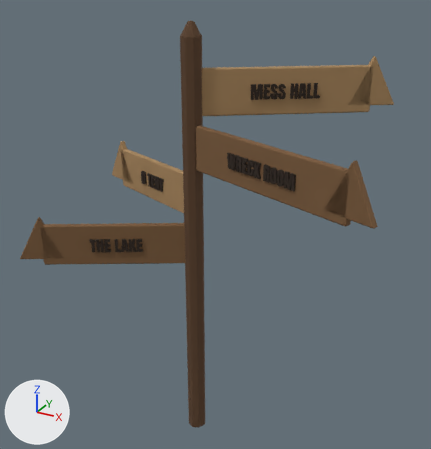
The glTF model public/models/SignDirections.glb, before and after one commit.
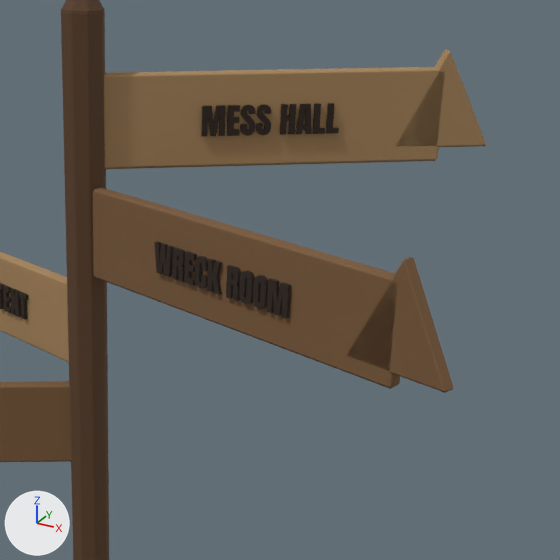
Each version is shown whole from a camera (50 mm lens) standing at (1.95, -3.24, 3.4) and looking at (0.11, 0.1, 1.73), then close up on the part from 35% to 100% of the width and 7% to 70% of the height. Every picture has the same lights, and +X, +Y and +Z are marked at lower left. The first two pictures are the older version. Vertices at exactly the same position are counted once.

Before the edit, the objects in view are built like this:
```python
me_signdirections = bpy.data.meshes.new('SignDirections')
me_signdirections.from_pydata(...)  # 2372 vertices, 4528 faces; spans x -1.06..1.35, y -0.63..0.77, z 0.0..3.08
# faces by material slot: [184, 152, 4040, 152]
me_signdirections.materials.append(mat_cgl_wood_dark)  # brown #5a3f28
me_signdirections.materials.append(mat_cgl_wood_pale)  # brown #a8865c
me_signdirections.materials.append(mat_cgl_ink)  # black #2b1d12
me_signdirections.materials.append(mat_cgl_wood)  # brown #7a5a3a
ob_signdirections_001 = bpy.data.objects.new('SignDirections.001', me_signdirections)
ob_signdirections_001.location = (0.0, 0.0, 0.0)
```
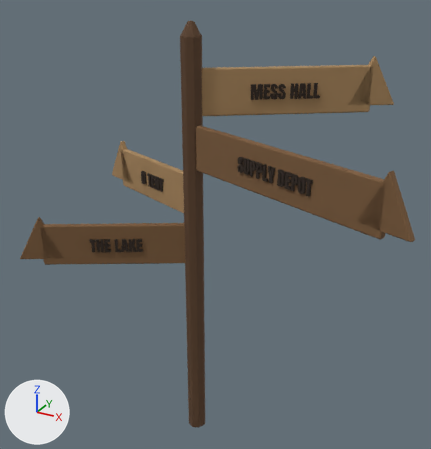
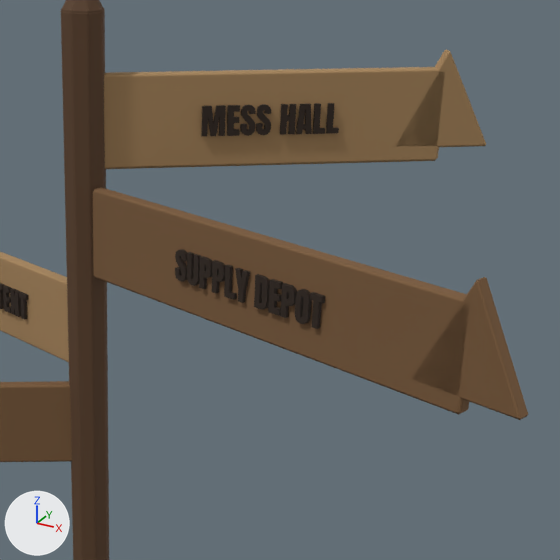
The change, as a diff of the scene's bpy script:
```diff
--- a/public/models/SignDirections.glb.py
+++ b/public/models/SignDirections.glb.py
@@ me_signdirections @@
 # used by ob_signdirections_001; location = (0.0, 0.0, 0.0)
-me_signdirections.from_pydata(...)  # 2372 vertices, 4528 faces; spans x -1.06..1.35, y -0.63..0.77, z 0.0..3.08
+me_signdirections.from_pydata(...)  # 2512 vertices, 4800 faces; spans x -1.06..1.55, y -0.63..0.77, z 0.0..3.08
+# me_signdirections part 1: the loose piece of 16 vertices spanning x -0.34..-0.29, y 0.07..0.1, z 1.9..2.0 is copied, and the copy is moved by (1.26, -0.46, 0.35); it spans x 0.92..0.96, y -0.39..-0.36, z 2.25..2.35
+# me_signdirections part 2: the loose piece of 60 vertices spanning x 0.73..0.77, y -0.32..-0.29, z 2.25..2.35 is copied, and the copy is moved by (0.15, -0.05, 0.0); it spans x 0.87..0.92, y -0.37..-0.35, z 2.25..2.35
+# me_signdirections part 3: the loose piece of 12 vertices spanning x 0.62..0.65, y 0.39..0.42, z 2.6..2.7 is copied, and the copy is turned -55 degrees about the z axis through its middle, then moved by (0.01, -0.67, -0.35); it spans x 0.62..0.66, y -0.28..-0.25, z 2.25..2.35
+# me_signdirections part 4: the loose piece of 18 vertices spanning x 1.04..1.35, y -0.51..-0.36, z 2.19..2.5 is moved by (0.2, -0.07, 0.0)
+# me_signdirections part 5: the loose piece of 26 vertices spanning x 0.34..0.41, y -0.19..-0.15, z 2.25..2.35 is deleted
+# me_signdirections part 6: 69 vertices moved from x 0.41..1.2, y -0.45..-0.14, z 2.15..2.45 to x 0.43..1.4, y -0.52..-0.14, z 2.15..2.45; 564 vertices removed from x 0.41..0.87, y -0.35..-0.12, z 2.25..2.35; 502 vertices added at x 0.43..0.89, y -0.35..-0.13, z 2.25..2.35
+# other edits to the shape of me_signdirections do not show in these pictures
 me_signdirections.materials.append(mat_cgl_wood_dark)
```

Where the change shows, as pixel boxes (x1, y1, x2, y2) in the close-ups (560 x 560 px; the box of a moved part takes in the faces that stretch with it):
'SignDirections.001', reshaped: before (0, 0, 486, 560); after (0, 0, 528, 560)
part 1 of me_signdirections, added: after (310, 292, 325, 329)
part 2 of me_signdirections, added: after (295, 289, 312, 324)
part 3 of me_signdirections, added: after (224, 264, 237, 300)
part 4 of me_signdirections, moved or reshaped: before (347, 257, 454, 393); after (413, 277, 528, 420)
part 5 of me_signdirections, deleted: before (154, 241, 174, 277)
part 6 of me_signdirections, moved or reshaped: before (93, 187, 400, 389); after (93, 187, 469, 415)
